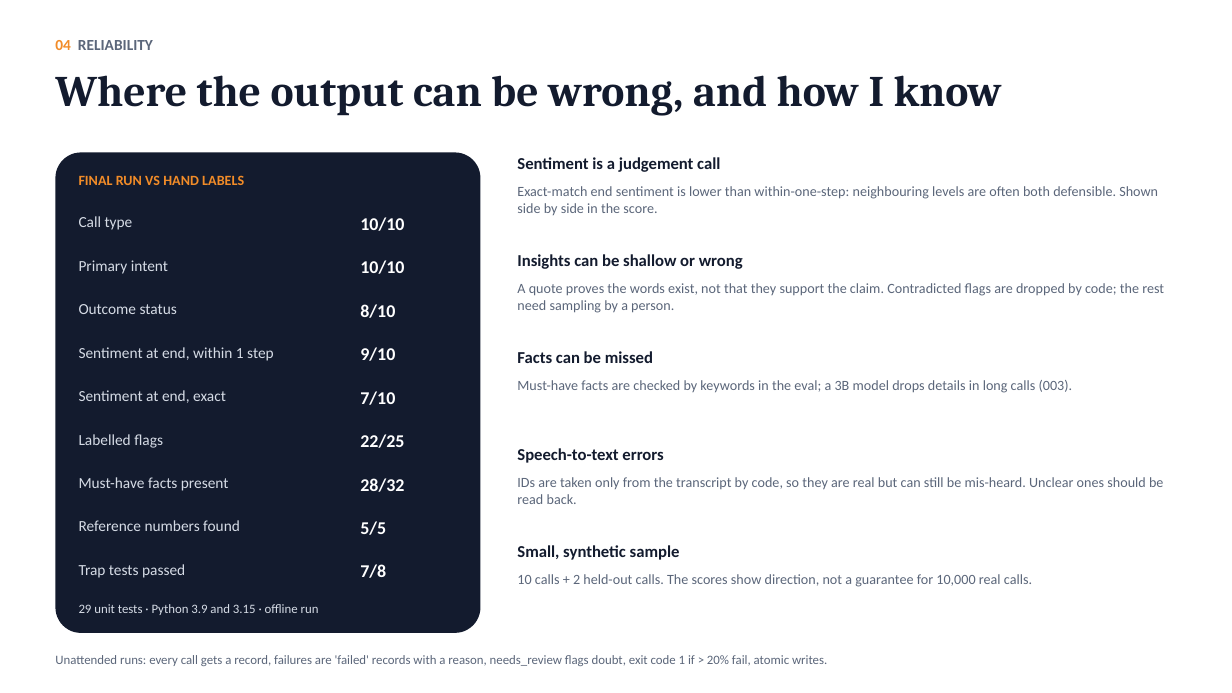
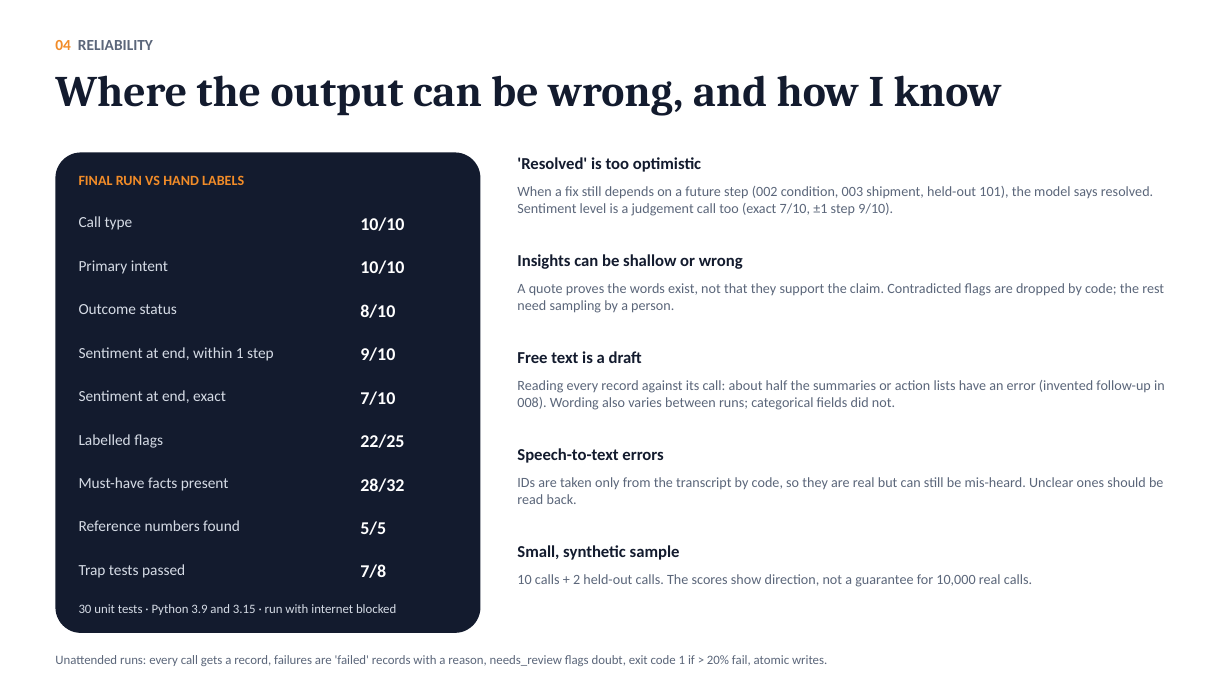
Before and after one commit to tahasiddiquiii/Call-Analytics, a slide deck: slide 4 of submission/slides.pptx. Drawn at 1232x693 pixels with LibreOffice and Linux fonts; fonts in the diff are those of the drawing. Boxes give left, top, right and bottom in pixels: in the first picture for what was removed or moved away, otherwise in the second. Text is boxed around its words. In the diff, an @@ line names an element or a change of style, - is before the commit and + after.

```diff
--- a/submission/slides.pptx
+++ b/submission/slides.pptx
@@ text at [517, 157, 701, 172]: text changed @@
-Sentiment is a judgement call
+'Resolved' is too optimistic
@@ text at [517, 186, 1153, 216]: text changed @@
-Exact-match end sentiment is lower than within-one-step: neighbouring levels are often both defensible. Shown side by side in the score.
+When a fix still depends on a future step (002 condition, 003 shipment, held-out 101), the model says resolved. Sentiment level is a judgement call too (exact 7/10, ±1 step 9/10).
@@ text at [517, 351, 642, 363]: text changed @@
-Facts can be missed
+Free text is a draft
@@ text at [517, 380, 1165, 410]: text changed @@
-Must-have facts are checked by keywords in the eval; a 3B model drops details in long calls (003).
+Reading every record against its call: about half the summaries or action lists have an error (invented follow-up in 008). Wording also varies between runs; categorical fields did not.
@@ text at [79, 604, 396, 615]: text changed @@
-29 unit tests · Python 3.9 and 3.15 · offline run
+30 unit tests · Python 3.9 and 3.15 · run with internet blocked
```
Also in this commit, not shown: 4 other slides changed, 15 other files.
